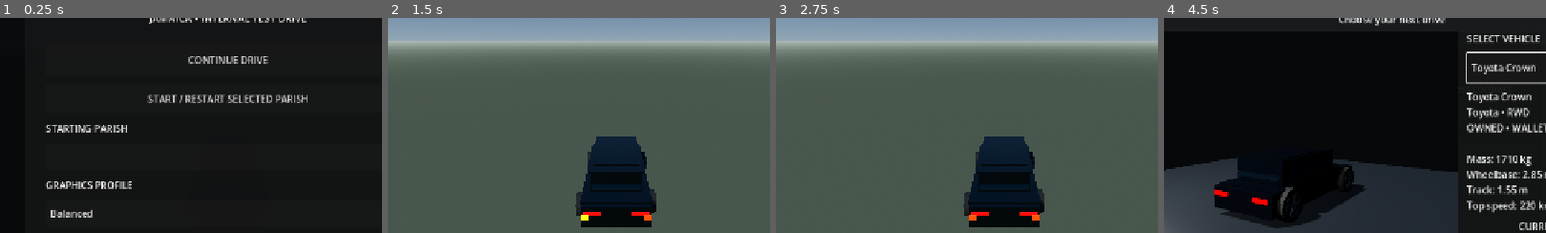
Above: before the commit, frames 1-4 (left to right).
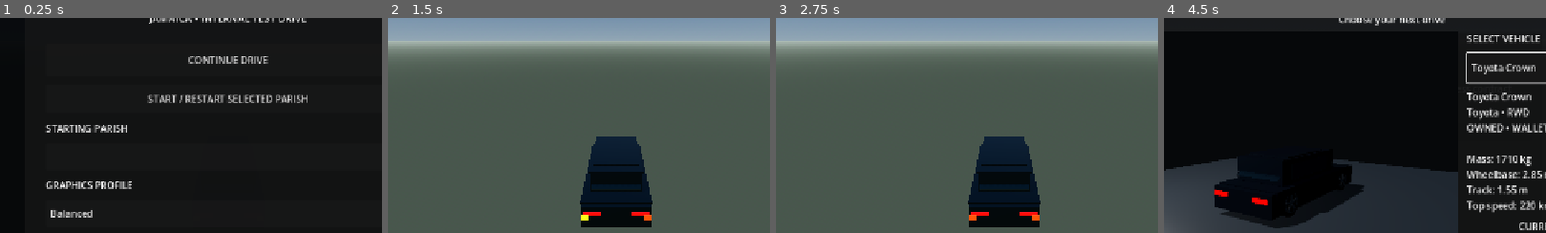
Above: after the commit, the same moments.

Repository: rell28194-rgb/yardman
Game: Godot game, scene res://main.tscn
Same seed, same stepped clock (60 frames per second), same inputs: the game is played once before the commit and once after it.
Inputs:
- Up to frame 1 (0.25 s): no input
- Up to frame 2 (1.5 s): click "START / RESTART SELECTED PARI…" at 0.5 s; click "L" at 1.25 s
- Up to frame 3 (2.75 s): click "HAZ" at 2 s
- Up to frame 4 (4.5 s): click "R" at 2.75 s; click "JOBS J$5000" at 3.5 s; click "GARAGE" at 4.25 s
The pictures show only the part of the screen within x 20-70%, y 20-70%; the shares and areas given below are measured in that part.

The runs differ from the first frame. In frame 2, 0.4% of the frame differs, in the area x 49-71%, y 62-92%; in frame 3, 0.4%; in frame 4, 0.3%.

Commit message:
fix: fit unnamed fallback wheel pivots by position

Diff:
--- a/godot/scripts/vehicle_stance_runtime.gd
+++ b/godot/scripts/vehicle_stance_runtime.gd
@@ -41,16 +41,30 @@
         if pivot == null:
             continue
         var label := pivot.name.to_lower()
+        var current_x := pivot.position.x
+        var current_z := pivot.position.z
         if label.contains("front"):
             pivot.position.z = -wheelbase_local * 0.5
         elif label.contains("rear"):
             pivot.position.z = wheelbase_local * 0.5
+        elif current_z < 0.0:
+            pivot.position.z = -wheelbase_local * 0.5
+        elif current_z > 0.0:
+            pivot.position.z = wheelbase_local * 0.5
         else:
             continue
+
         if label.contains("left"):
             pivot.position.x = -track_local * 0.5
         elif label.contains("right"):
             pivot.position.x = track_local * 0.5
+        elif current_x < 0.0:
+            pivot.position.x = -track_local * 0.5
+        elif current_x > 0.0:
+            pivot.position.x = track_local * 0.5
+        else:
+            continue
+
         spin.scale = Vector3.ONE * radius_scale
         positioned += 1
 
